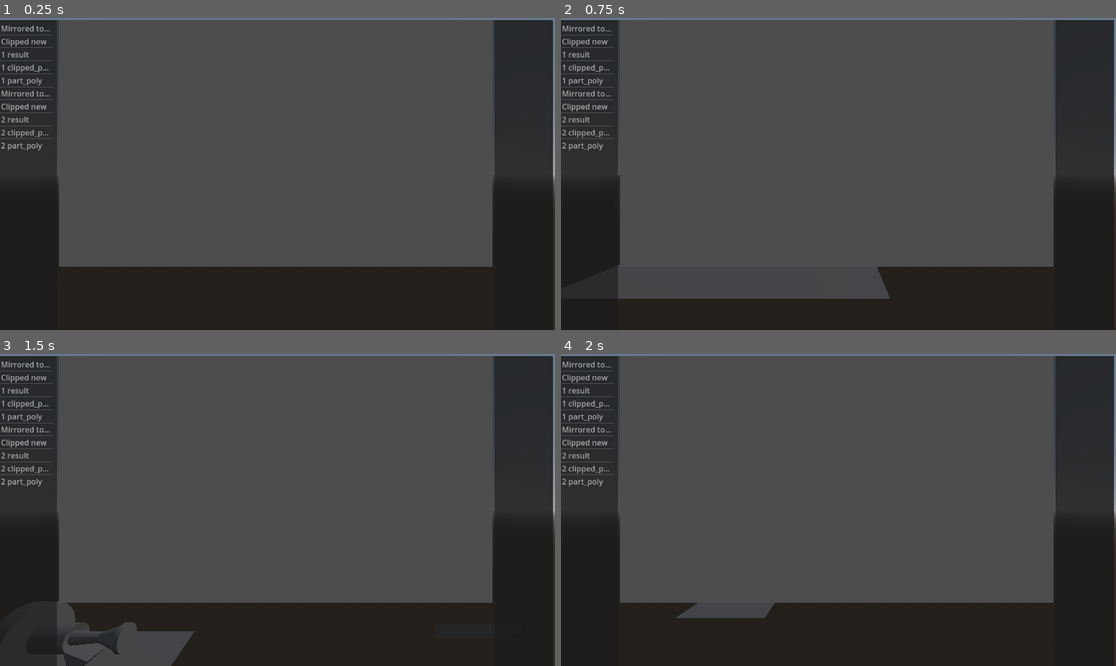
Above: before the commit, frames 1-4 (two rows, left to right).
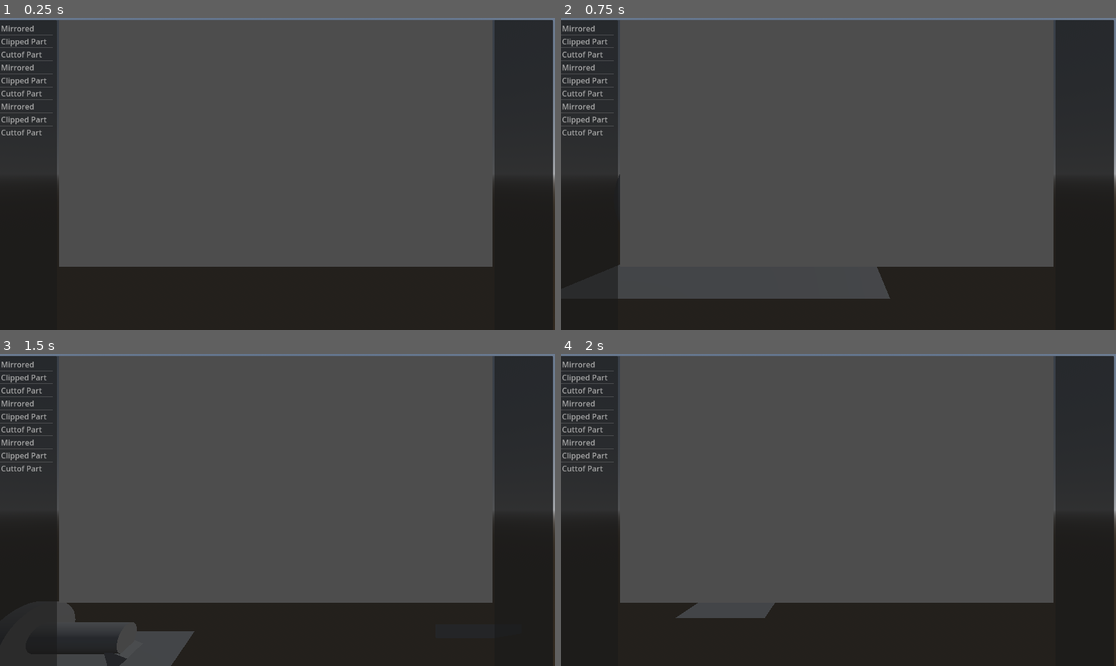
Above: after the commit, the same moments.

Repository: DzIGIBAUER/cnc-simulation
Game: Godot game, scene res://scn.tscn
Same seed, same stepped clock (60 frames per second), same inputs: the game is played once before the commit and once after it.
Inputs (mouse positions are in pixels of both pictures, inside the frame that each line leads up to):
- Up to frame 1 (0.25 s): no input
- Up to frame 2 (0.75 s): tap Enter at 0.5 s; move the mouse to (960, 158) at 0.52 s; hold D from 0.53 s (still down); hold E from 0.53 s (still down); click (960, 158) at 0.67 s
- Up to frame 3 (1.5 s): move the mouse to (166, 525) at 1.27 s; release D at 1.28 s; release E at 1.28 s; hold S from 1.28 s (still down); tap Q at 1.35 s
- Up to frame 4 (2 s): keep holding S

The runs differ from the first frame. In frame 1, 0.7% of the frame differs, in the area x 0-10%, y 2-43%; in frame 2, 0.7%; in frame 3, 1.3%, in the area x 0-23%, y 2-100%; in frame 4, 0.7%.

Commit message:
Reworked bunch of simulation login

Diff:
--- a/NUMA/Machine.gd
+++ b/NUMA/Machine.gd
@@ -6,6 +6,8 @@
 
 signal on_state_set(function: ControlUnit.Function)
 
+# this may need to change if we ever create mill machine
+@export var simulation_environment: Node2D
 @export var machine_mesh_instance: Node
 @export var control_unit: ControlUnit
 
--- a/UI/debug_window/debug_window.gd
+++ b/UI/debug_window/debug_window.gd
@@ -3,7 +3,6 @@
 
 
 var item_node_mapping = {}
-
 
 func add_debug_item(
 	title: String,
@@ -24,6 +23,8 @@
 			polygon_node.vertex_colors = PackedColorArray(range(poly.size()).map(func(_n): return Color.from_hsv(randf(), randf(), randf())))
 
 			node_2d.add_child(polygon_node)
+
+			# add point for every vertex
 			for p in poly:
 				var mesh_node = MeshInstance2D.new()
 				var mesh = CapsuleMesh.new()
--- a/lathe/LatheControlUnit.gd
+++ b/lathe/LatheControlUnit.gd
@@ -118,31 +118,14 @@
 		var ts = machine.to_local(move_from - machine.tool.offset)
 		var te = machine.to_local(move_to - machine.tool.offset)
 
-		var results: Array = Simulation.calculate_lathe_linear_interpolation_result_part(machine, ts, te)
+		var result = machine.simulation_environment.calculate_lathe_linear_interpolation_result_part(ts, te)
 
-		var dw: DebugWindow = machine.get_node("../DebugWindow")
+		# var dw: DebugWindow = machine.get_node("../DebugWindow")
 
-		# for i in range(1, 4):
+		if start_time == 0:
+			sim_anim.animation.track_insert_key(sim_anim.Tracks.PART, start_time, machine.chuck.processed_part.mesh, 1)
 
-		var item = DebugItem.new()
-		item.polygons = [results[1]]
-		dw.add_debug_item("%s result" % block.params.get("N"), item)
-
-		item = DebugItem.new()
-		item.polygons = [results[2]]
-		dw.add_debug_item("%s clipped_part" % block.params.get("N"), item)
-
-		item = DebugItem.new()
-		item.polygons = [results[3]]
-		dw.add_debug_item("%s part_poly" % block.params.get("N"), item)
-
-		# print(ts, te)
-
-		# machine.chuck.processed_part.mesh = results[0]
-		machine.tool.tool_mesh_instance.position = move_to
-
-		sim_anim.animation.track_insert_key(sim_anim.Tracks.PART, start_time, machine.chuck.processed_part.mesh, 0)
-		sim_anim.animation.track_insert_key(sim_anim.Tracks.PART, start_time + calculate_duration(), results[0], 0)
+		sim_anim.animation.track_insert_key(sim_anim.Tracks.PART, start_time + calculate_duration(), result, 0)
 
 		sim_anim.animation.position_track_insert_key(sim_anim.Tracks.TOOL, start_time, move_from)
 		sim_anim.animation.position_track_insert_key(sim_anim.Tracks.TOOL, start_time + calculate_duration(), move_to)
--- /dev/null
+++ b/lathe/LatheSimulationEnvironment.gd
@@ -0,0 +1,87 @@
+extends Node2D
+
+
+@onready var machine: Machine = get_parent()
+
+var part_polygon_node = Polygon2D.new()
+var tool_polygon_node = Polygon2D.new()
+
+# Called when the node enters the scene tree for the first time.
+func _ready():
+	var	flat_part = Simulation.projected(machine, machine.chuck.processed_part, machine.chuck.processed_part.mesh)
+	var part_poly = PackedVector2Array()
+	for v in flat_part:
+		part_poly.append(Vector2(v.x, v.y))
+	part_polygon_node.polygon = Geometry2D.convex_hull(part_poly)
+
+
+	var	flat_tool = Simulation.projected(machine, machine.tool.tool_mesh_instance, machine.tool.tool_mesh_instance.mesh)
+	var tool_poly = PackedVector2Array()
+	for v in flat_tool:
+		tool_poly.append(Vector2(v.x, v.y))
+	tool_polygon_node.polygon = Geometry2D.convex_hull(tool_poly)
+
+
+	# var dw: DebugWindow = machine.get_node("../DebugWindow")
+
+	# var item = DebugItem.new()
+	# item.polygons = [part_polygon_node.polygon, tool_polygon_node.polygon]
+	# dw.add_debug_item("bree", item)
+
+	print("Initialized Lathe Simulation Environment")
+
+
+func calculate_lathe_linear_interpolation_result_part(tool_start: Vector3, tool_end: Vector3) -> ArrayMesh:
+	var tool_start_2d = Vector2(tool_start.x, tool_start.y)
+	var tool_end_2d = Vector2(tool_end.x, tool_end.y)
+
+	var extruded_tool_poly = Simulation.extrude(tool_polygon_node.polygon, 0, tool_end_2d)
+	var displaced_tool_poly = Simulation.displace(tool_polygon_node.polygon, 0, tool_end_2d)
+
+
+	var fix_point = machine.chuck.chuck_mesh_instance.position
+	fix_point = Vector2(fix_point.x, fix_point.y)
+
+	var mirrored_extruded_tool_poly = PackedVector2Array()
+	for p in extruded_tool_poly:
+		p.y = fix_point.y - ( p.y - fix_point.y )
+		mirrored_extruded_tool_poly.append(p)
+
+
+	# var merged_tool_polygon = Geometry2D.merge_polygons(extruded_tool_poly, mirrored_extruded_tool_poly)[0]
+
+	var clipped_part = Geometry2D.clip_polygons(part_polygon_node.polygon, extruded_tool_poly)[0]
+	clipped_part = Geometry2D.clip_polygons(clipped_part, mirrored_extruded_tool_poly)[0]
+
+
+	tool_polygon_node.polygon = extruded_tool_poly
+
+	var dw: DebugWindow = machine.get_node("../DebugWindow")
+
+	var item = DebugItem.new()
+	item.polygons = [part_polygon_node.polygon, extruded_tool_poly, mirrored_extruded_tool_poly]
+	dw.add_debug_item("Mirrored", item)
+
+	item = DebugItem.new()
+	item.polygons = [clipped_part]
+	dw.add_debug_item("Clipped Part", item)
+
+
+	var result = Simulation.cutoff_part(clipped_part, fix_point, true)
+
+	item = DebugItem.new()
+	item.polygons = [result]
+	dw.add_debug_item("Cuttof Part", item)
+
+	tool_polygon_node.polygon = displaced_tool_poly
+	part_polygon_node.polygon = clipped_part
+
+	return Simulation.extrudePartPolygon(machine, result, Vector3.DOWN, Vector3.UP)
+
+	# item = DebugItem.new()
+	# item.polygons = [part_polygon_node.polygon, tool_polygon_node.polygon]
+	# dw.add_debug_item("bree", item)
+
+	# item = DebugItem.new()
+	# item.polygons = [part_polygon_node.polygon, tool_polygon_node.polygon]
+	# dw.add_debug_item("bree", item)
--- a/objects/Simulation.gd
+++ b/objects/Simulation.gd
@@ -21,26 +21,42 @@
 	if tool_end_2d.distance_squared_to(fix_point) < tool_start_2d.distance_squared_to(fix_point):
 		closer_point = tool_end_2d
 
-	var flat_part: PackedVector3Array
-
-	if machine.has_meta("result_part_poly"):
-		flat_part = machine.get_meta("result_part_poly")
-	else:
-		flat_part = projected(machine, machine.chuck.processed_part, machine.chuck.processed_part.mesh)
-
-	var flat_tool = projected(machine, machine.tool.tool_mesh_instance, machine.tool.tool_mesh_instance.mesh)
-
-	var part_poly = PackedVector2Array()
-	for v in flat_part:
-		part_poly.append(Vector2(v.x, v.y))
-	part_poly = Geometry2D.convex_hull(part_poly)
-
-	var tool_poly = PackedVector2Array()
-	for v in flat_tool:
-		tool_poly.append(Vector2(v.x, v.y))
-	tool_poly = Geometry2D.convex_hull(tool_poly)
+
+	var part_poly: PackedVector2Array
+
+	if machine.has_meta("clipped_part_result"):
+		part_poly = machine.get_meta("clipped_part_result")
+	else:
+		var flat_part = projected(machine, machine.chuck.processed_part, machine.chuck.processed_part.mesh)
+
+		for v in flat_part:
+			part_poly.append(Vector2(v.x, v.y))
+		part_poly = Geometry2D.convex_hull(part_poly)
+
+
+	var tool_poly: PackedVector2Array
+
+	if machine.has_meta("flat_tool"):
+		tool_poly = machine.get_meta("flat_tool")
+	else:
+		var flat_tool = projected(machine, machine.tool.tool_mesh_instance, machine.tool.tool_mesh_instance.mesh)
+
+		for v in flat_tool:
+			tool_poly.append(Vector2(v.x, v.y))
+		tool_poly = Geometry2D.convex_hull(tool_poly)
+
+		machine.set_meta("flat_tool", tool_poly)
+
+
+	print("#####")
+	for p in tool_poly:
+		print(p)
+	print("#####")
 
 	var extruded_tool_poly = extrude(tool_poly, 0, tool_end_2d)
+
+	# for next operation
+	var displaced_tool_poly = displace(tool_poly, 0, tool_end_2d)
 
 	# take extruded tool poly and mirror it around the line at fix point height
 
@@ -52,13 +68,21 @@
 	var clipped_part = Geometry2D.clip_polygons(part_poly, extruded_tool_poly)[0]
 	clipped_part = Geometry2D.clip_polygons(clipped_part, mirrored_extruded_tool_poly)[0]
 
+	# var item = DebugItem.new()
+	# item.polygons = [part_poly]
+	# dw.add_debug_item("Part Poly", item)
+
 	var item = DebugItem.new()
 	item.polygons = [extruded_tool_poly, mirrored_extruded_tool_poly]
 	dw.add_debug_item("Mirrored tool bre", item)
 
 	item = DebugItem.new()
-	item.polygons = [clipped_part]
-	dw.add_debug_item("Clipped new", item)
+	item.polygons = [displaced_tool_poly]
+	dw.add_debug_item("Displaced", item)
+
+	# item = DebugItem.new()
+	# item.polygons = [clipped_part]
+	# dw.add_debug_item("Clipped new", item)
 
 	var result
 	if closer_point.y > fix_point.y:
@@ -66,8 +90,8 @@
 	else:
 		result = cutoff_part(clipped_part, fix_point, false)
 
-	machine.set_meta("result_part_poly", flat_part)
-	machine.set_meta("tool_mesh_position", flat_part)
+	machine.set_meta("clipped_part_result", clipped_part)
+	# machine.set_meta("tool_mesh_position", flat_part)
 
 	return [extrudePartPolygon(machine, result, Vector3.DOWN, Vector3.UP), result, clipped_part, part_poly]
 
@@ -107,6 +131,18 @@
 			part_poly.append(result)
 
 	return part_poly
+
+static func displace(polygon: PackedVector2Array, origin_index: int, to: Vector2) -> PackedVector2Array:
+	var origin = polygon[origin_index]
+	var offset = to - origin
+	var displaced_polygon = PackedVector2Array([])
+
+	for point in polygon:
+		var moved = point + offset
+		# displaced_polygon.append(point)
+		displaced_polygon.append(moved)
+
+	return Geometry2D.convex_hull(displaced_polygon)
 
 
 static func extrude(polygon: PackedVector2Array, origin_index: int, to: Vector2) -> PackedVector2Array:
@@ -126,22 +162,28 @@
 	var intersected_polygon = polygon.duplicate()
 	var half_poly = PackedVector2Array()
 
-	for i in range(polygon.size()):
-		var a = polygon[i]
-		var b = polygon[i+1 if i != polygon.size()-1 else 0]
-		var point = Geometry2D.segment_intersects_segment(a, b, fix_point * Vector2(-10000, 1), fix_point * Vector2(10000, 1))
-
-		if point:
-			intersected_polygon.insert(i+1, point)
+	# for i in range(polygon.size()-1):
+	# 	var a = polygon[i]
+	# 	var b = polygon[i+1 if i != polygon.size()-1 else 0]
+	# 	var point = Geometry2D.segment_intersects_segment(a, b, fix_point * Vector2(-1000, 1), fix_point * Vector2(1000, 1))
+
+	# 	# if point:
+	# 	# 	intersected_polygon.insert(i+1, point)
 
 	var compare = func(a, b): return a >= b if upper else a <= b
 
 	for p in intersected_polygon:
 		if compare.call(p.y, fix_point.y) or abs(p.y - fix_point.y) < 0.01:
 			half_poly.append(p)
-
-	# Geometry2D.convex_hull cant be used because it will return polygon that doesnt
-	# necessary include all polygons, only those that construct a polygon that contains them all withing it
+		else:
+			half_poly.append(Vector2(p.x, fix_point.y))
+
+
+		# if compare.call(p.y, fix_point.y) or abs(p.y - fix_point.y) < 0.01:
+		# 	half_poly.append(p)
+
+	# Geometry2D.convex_hull cant be used because it will return polygon with vertices that doesnt
+	# necessary include all vertices, only those that construct a polygon that contains them all withing it
 	return half_poly
 
 
@@ -171,9 +213,9 @@
 			dir = Quaternion(pointA.direction_to(pointB), deg_to_rad(1)) * dir
 			var c1 = dir + pivot
 
-			st.add_triangle_fan(PackedVector3Array([a, b, c]))
-
-			st.add_triangle_fan(PackedVector3Array([c, b, c1]))
+			st.add_triangle_fan(PackedVector3Array([a, c, b]))
+
+			st.add_triangle_fan(PackedVector3Array([c, c1, b]))
 
 			a = c
 			b = c1
--- a/scn.gd
+++ b/scn.gd
@@ -61,9 +61,10 @@
 	# msh.mesh = Simulation.extrudeAround(poly.polygon, Vector3.DOWN, Vector3.UP)
 
 	var masina: Machine = $Machine
-	masina.load_gcode("M03 S500\nG00 X40 Z100\nG00 X40 Z60")
+	masina.load_gcode("M03 S500\nG00 X40 Z100\nG00 X40 Z60\nG00 X30 Z60")
 	masina.run()
 
+	# pass
 	# print(masina.control_unit.M03.validate({"M": "03", "S": "800"}))
 
 
--- a/scn.tscn
+++ b/scn.tscn
@@ -1,7 +1,8 @@
-[gd_scene load_steps=20 format=3 uid="uid://l7pxugqn1qq1"]
+[gd_scene load_steps=21 format=3 uid="uid://l7pxugqn1qq1"]
 
 [ext_resource type="Script" path="res://scn.gd" id="1_mamcb"]
 [ext_resource type="Script" path="res://NUMA/Machine.gd" id="2_2nbhc"]
+[ext_resource type="Script" path="res://lathe/LatheSimulationEnvironment.gd" id="3_podgh"]
 [ext_resource type="Script" path="res://NUMA/Chuck.gd" id="4_2y7ip"]
 [ext_resource type="Script" path="res://lathe/LatheControlUnit.gd" id="4_xyneb"]
 [ext_resource type="Script" path="res://NUMA/Tool.gd" id="5_02rrj"]
@@ -76,14 +77,21 @@
 polygon = PackedVector2Array(-0.88104, 0.5, 0.00406122, 0.500106, 0.3964, 0.56542, 0.3964, 0.70361, -0.88104, 0.70361, -0.88104, 0.5)
 depth = 0.01
 
-[node name="Machine" type="Node3D" parent="." node_paths=PackedStringArray("machine_mesh_instance", "control_unit", "machine_zero_point", "reference_point", "chuck", "tool")]
+[node name="Machine" type="Node3D" parent="." node_paths=PackedStringArray("simulation_environment", "machine_mesh_instance", "control_unit", "machine_zero_point", "reference_point", "chuck", "tool")]
 script = ExtResource("2_2nbhc")
+simulation_environment = NodePath("Node2D")
 machine_mesh_instance = NodePath("MeshInstance3D")
 control_unit = NodePath("LatheControlUnit")
 machine_zero_point = NodePath("Node3D")
 reference_point = NodePath("Node3D2")
 chuck = NodePath("Chuck")
 tool = NodePath("Tool")
+
+[node name="Node2D" type="Node2D" parent="Machine"]
+visible = false
+position = Vector2(300, 300)
+scale = Vector2(200, 200)
+script = ExtResource("3_podgh")
 
 [node name="LatheControlUnit" type="Node" parent="Machine"]
 script = ExtResource("4_xyneb")
